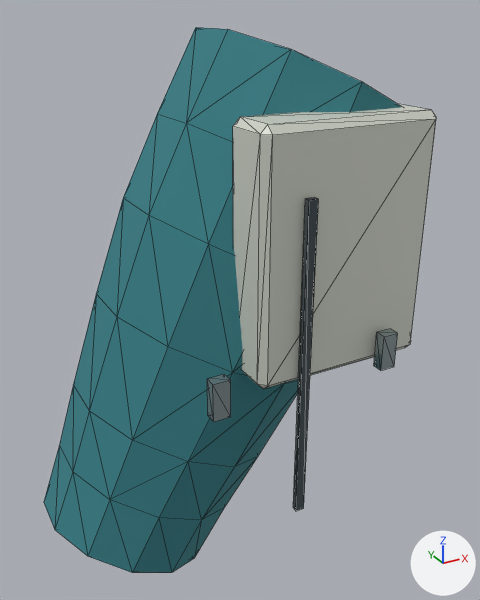
Before and after pictures for a commit that changed the glTF model Resource/Export/Modules/Outfit_Explorer_Female_Normal_Sleeve_R.glb.
One viewpoint serves both versions: a camera (50 mm lens) standing at (-0.436, -0.329, 1.47) and looking at (-0.261, -0.011, 1.311). The lights are fixed; the arrows at lower right show +X, +Y and +Z. The picture after the commit comes second. Mesh edges are drawn as thin lines. Vertices at exactly the same position are counted once.

The first picture shows 'Outfit_Explorer_Female_Normal_Sleeve_R'.
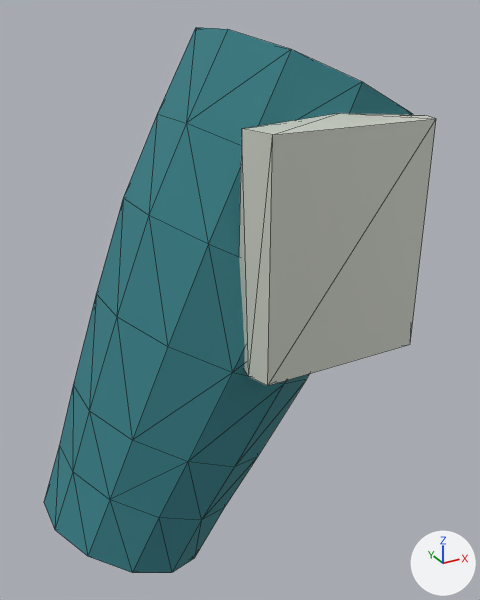
Boxes [x1, y1, x2, y2] around the edits, measured in the pictures (480 x 600 px):
part 1 of me_outfit_explorer_female_normal_sleeve_r_mesh_001, deleted
    before: [207, 374, 231, 422]
part 2 of me_outfit_explorer_female_normal_sleeve_r_mesh_001, deleted
    before: [374, 329, 398, 370]
part 3 of me_outfit_explorer_female_normal_sleeve_r_mesh_001, deleted
    before: [293, 197, 318, 511]
part 4 of me_outfit_explorer_female_normal_sleeve_r_mesh_001, cut back
    before: [233, 104, 436, 389]
    after: [239, 113, 435, 386]

Patch to the scene script:
```diff
--- a/Resource/Export/Modules/Outfit_Explorer_Female_Normal_Sleeve_R.glb.py
+++ b/Resource/Export/Modules/Outfit_Explorer_Female_Normal_Sleeve_R.glb.py
@@ me_outfit_explorer_female_normal_sleeve_r_mesh_001 @@
 # used by ob_outfit_explorer_female_normal_sleeve_r; location = (0.0, 0.0, 0.0)
-me_outfit_explorer_female_normal_sleeve_r_mesh_001.from_pydata(...)  # 132 vertices, 241 faces; spans x -0.385..-0.149, y -0.095..0.071, z 1.148..1.461
+me_outfit_explorer_female_normal_sleeve_r_mesh_001.from_pydata(...)  # 97 vertices, 183 faces; spans x -0.385..-0.149, y -0.086..0.071, z 1.148..1.461
+# me_outfit_explorer_female_normal_sleeve_r_mesh_001 part 1: the loose piece of 8 vertices spanning x -0.321..-0.312, y -0.095..-0.089, z 1.294..1.314 is deleted
+# me_outfit_explorer_female_normal_sleeve_r_mesh_001 part 2: the loose piece of 8 vertices spanning x -0.222..-0.213, y -0.095..-0.089, z 1.294..1.314 is deleted
+# me_outfit_explorer_female_normal_sleeve_r_mesh_001 part 3: the loose piece of 8 vertices spanning x -0.269..-0.264, y -0.09..-0.087, z 1.217..1.392 is deleted
+# me_outfit_explorer_female_normal_sleeve_r_mesh_001 part 4
+# 12 vertices are removed from x -0.29..-0.19, y -0.082..-0.054, z 1.295..1.425
+# 35 faces are deleted
+# 6 vertices move from x -0.29..-0.19, y -0.082..-0.054, z 1.295..1.425 to x -0.29..-0.19, y -0.074..-0.054, z 1.295..1.425
+# 1 vertex is added at (-0.19, -0.066, 1.299)
+# 13 new faces join them, mat_ceramic (light grey #d4d8cd)
 me_outfit_explorer_female_normal_sleeve_r_mesh_001.materials.append(mat_cloth_teal)
 me_outfit_explorer_female_normal_sleeve_r_mesh_001.materials.append(mat_ceramic)
-me_outfit_explorer_female_normal_sleeve_r_mesh_001.materials.append(mat_fabric_seam)  # greyish blue #424d52
-me_outfit_explorer_female_normal_sleeve_r_mesh_001.materials.append(mat_fastener_titanium)  # grey #a8b6ba
```
